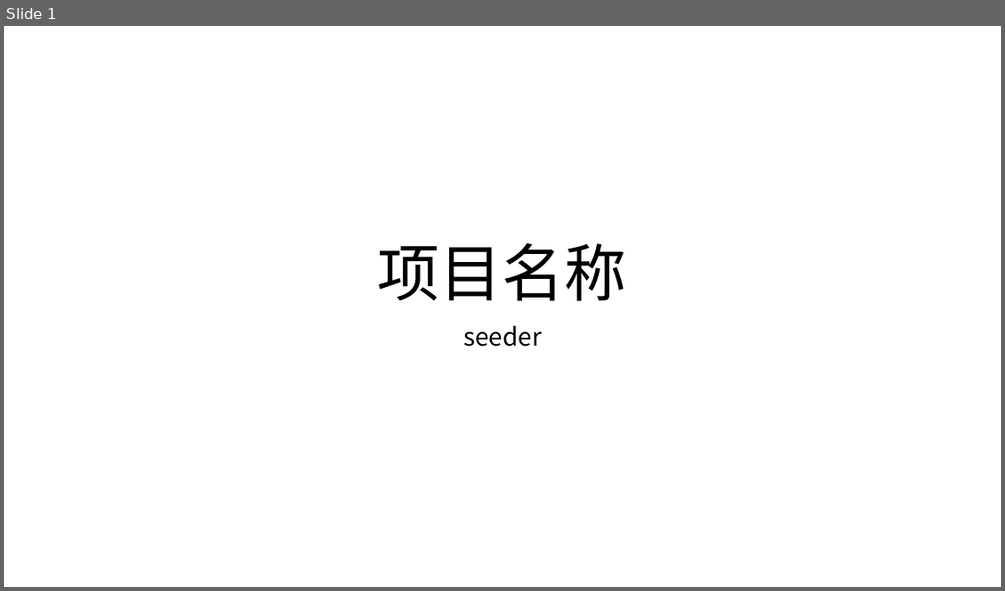
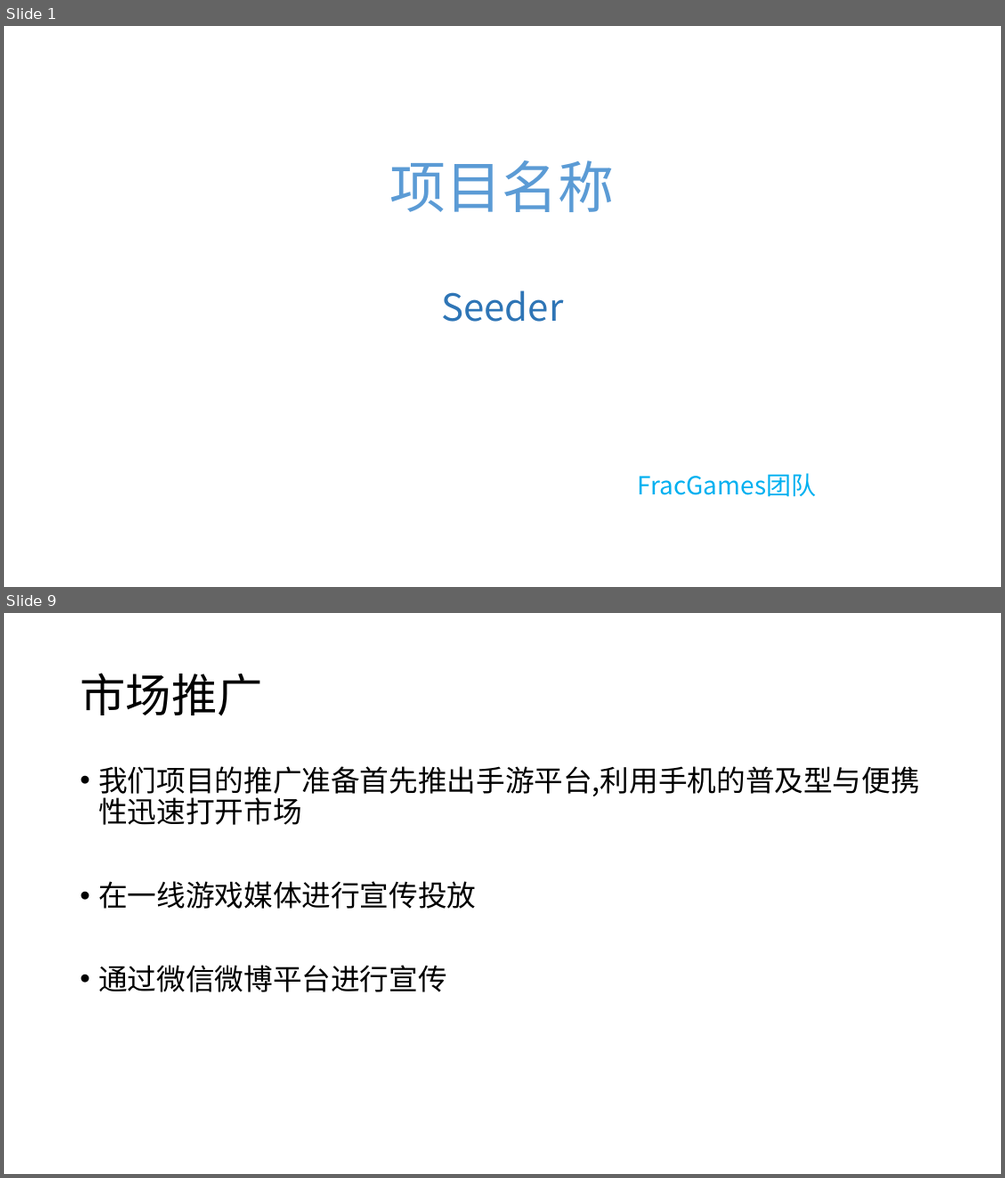
Before and after one commit to fracgames/fracgames.github.io, a slide deck: Presentation/Presentation.pptx. Shown one above the other, each under a label of ours: slide 1 before the commit, slides 1 and 9 after it; the slides between them are not shown. The pictures are 1005x591 and 1005x1178 pixels, drawn with LibreOffice and Linux fonts; fonts in the diff are those of the drawing. Boxes give left, top, right and bottom in pixels: in the first picture for what was removed or moved away, otherwise in the second. Text is boxed around its words. In the diff, an @@ line names an element or a change of style, - is before the commit and + after.

```diff
--- a/Presentation/Presentation.pptx
+++ b/Presentation/Presentation.pptx
@@ slide 9 added at <box>4,613,1001,1174</box>, background #FFFFFF @@
@@ title added at <box>80,673,262,716</box>, 44 pt, text #000000 @@
+市场推广
@@ text added at <box>98,766,919,992</box>, 28 pt, text #000000 @@
+• 我们项目的推广准备首先推出手游平台,利用手机的普及型与便携性迅速打开市场
+• 在一线游戏媒体进行宣传投放
+• 通过微信微博平台进行宣传
@@ slide 1 changed as well @@
@@ text "项目名称": place and size @@
-text "项目名称" at <box>378,243,627,301</box>
+text "项目名称" at <box>390,160,615,212</box>
@@ text "项目名称" at <box>390,160,615,212</box>: size 60 to 54 pt, text colour #000000 to gradient #1F4E79 to #5B9BD5 to #9DC3E6; line spacing 0.9 to 1; vertical alignment bottom to top @@
@@ subtitle at <box>441,290,817,497</box>: text changed; text colour #000000 to #00B0F0 @@
-seeder
+Seeder
+FracGames团队
```
Also in this commit, not shown: 7 other slides added, 5 slides removed, 1 other file.
